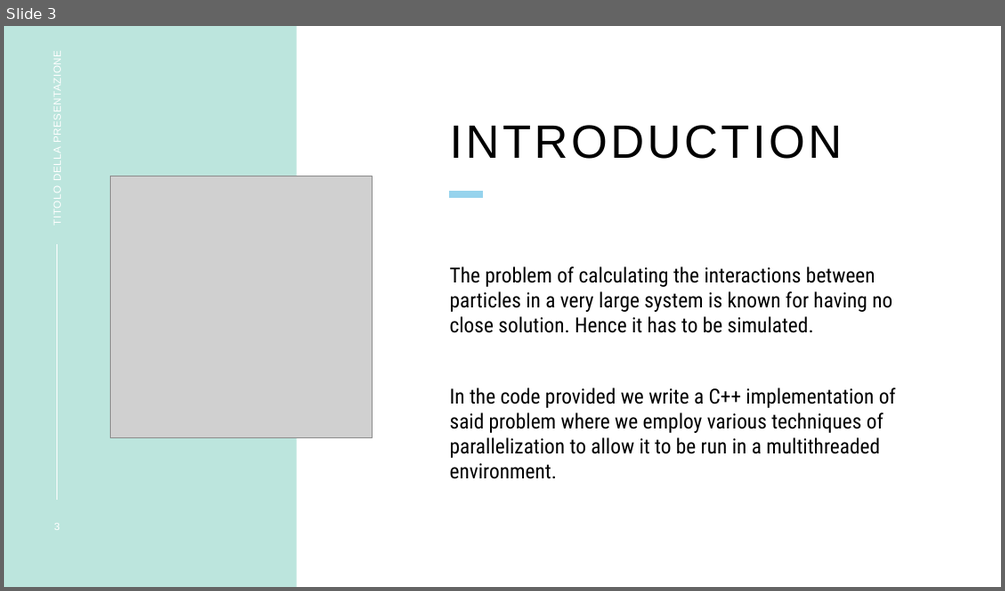
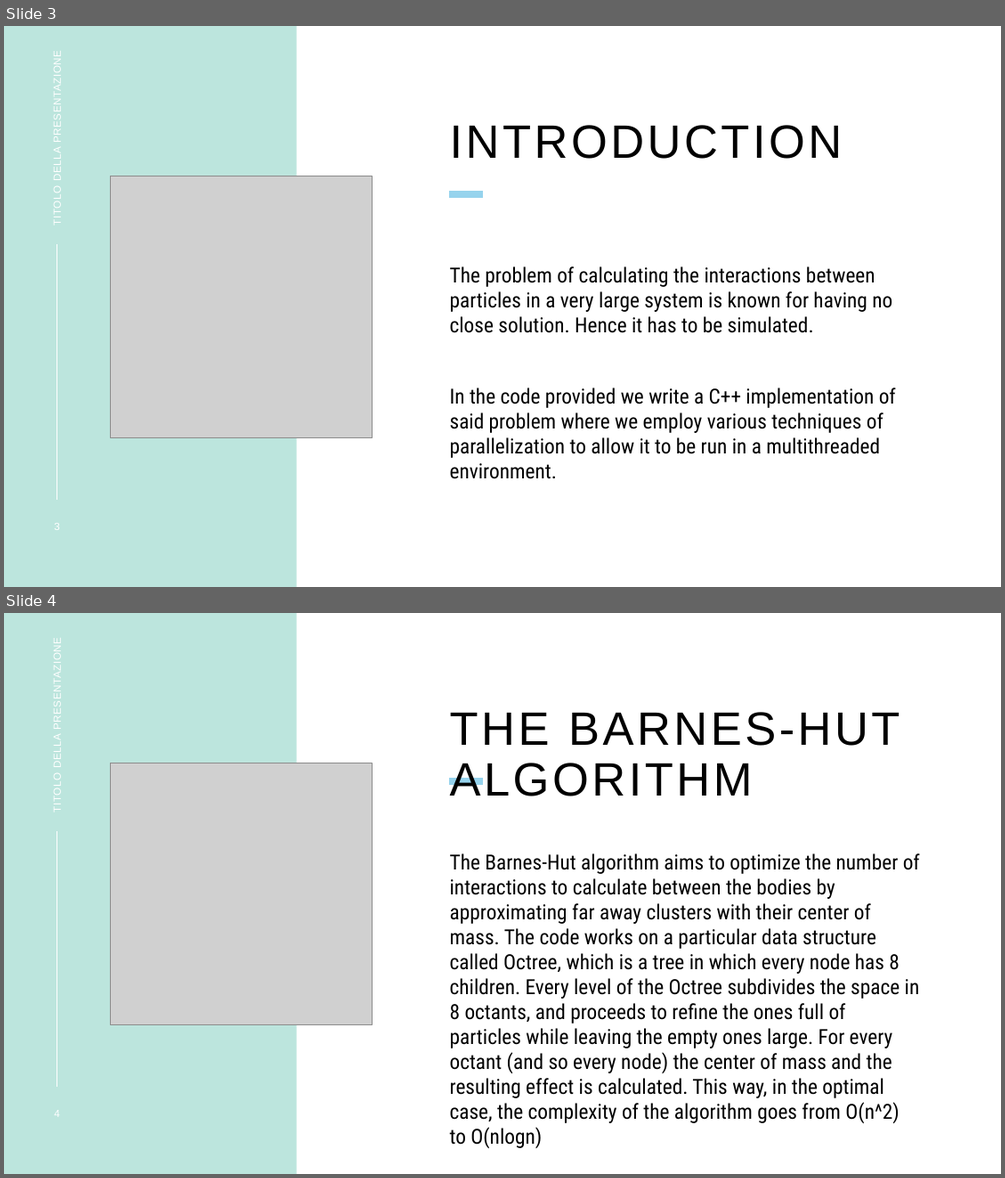
Before and after one commit to matteo-riga/Nbody_Project_Exam, a slide deck: Progetto-AMSC-NBody/nbody_project_barnes_hut.pptx. Shown one above the other, each under a label of ours: slide 3 before the commit, slides 3 and 4 after it. The pictures are 1005x591 and 1005x1178 pixels, drawn with LibreOffice and Linux fonts; fonts in the diff are those of the drawing; grey boxes stand for pictures. Boxes give left, top, right and bottom in pixels: in the first picture for what was removed or moved away, otherwise in the second. Text is boxed around its words. In the diff, an @@ line names an element or a change of style, - is before the commit and + after.

```diff
--- a/Progetto-AMSC-NBody/nbody_project_barnes_hut.pptx
+++ b/Progetto-AMSC-NBody/nbody_project_barnes_hut.pptx
@@ slide 4 added at (4,613,1001,1174), background #BCE5DD; not listed: 4 template elements that a slide beside it also shows @@
@@ text added at (51,646,63,810), 10 pt, text #FFFFFF @@
+TITOLO DELLA PRESENTAZIONE
@@ title added at (450,712,899,796), 45 pt, text #000000 @@
+THE BARNES-HUT ALGORITHM
@@ picture added at (110,763,372,1024) @@
@@ text added at (450,853,920,1123), 20 pt, text #000000 @@
+The Barnes-Hut algorithm aims to optimize the number of interactions to calculate between the bodies by approximating far away clusters with their center of mass. The code works on a particular data structure called Octree, which is a tree in which every node has 8 children. Every level of the Octree subdivides the space in 8 octants, and proceeds to refine the ones full of particles while leaving the empty ones large. For every octant (and so every node) the center of mass and the resulting effect is calculated. This way, in the optimal case, the complexity of the algorithm goes from O(n^2) to O(nlogn)
@@ page number added at (54,1110,59,1117), 10 pt, text #FFFFFF @@
+4
```
Also in this commit, not shown: 4 slides changed, 6 other slides added.
